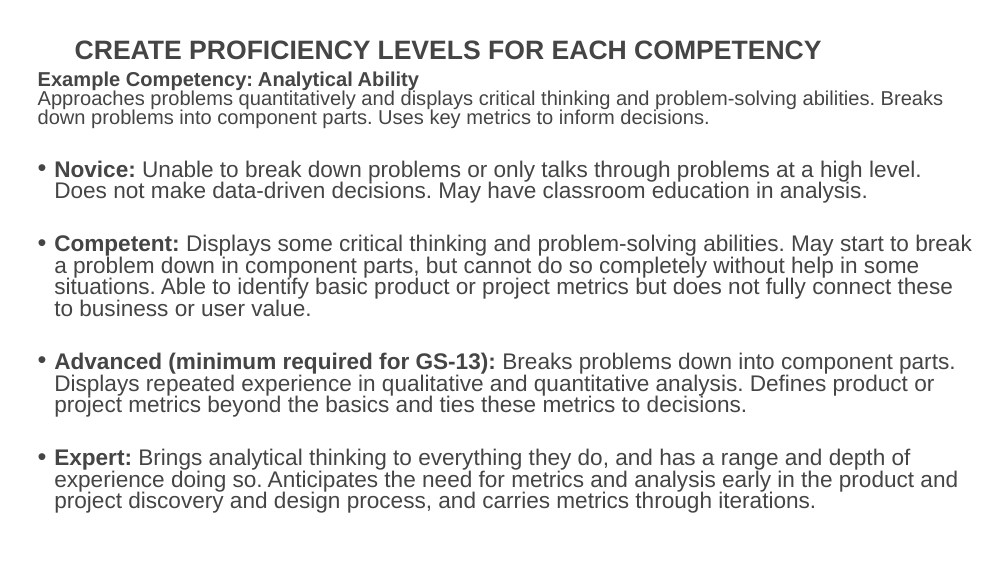
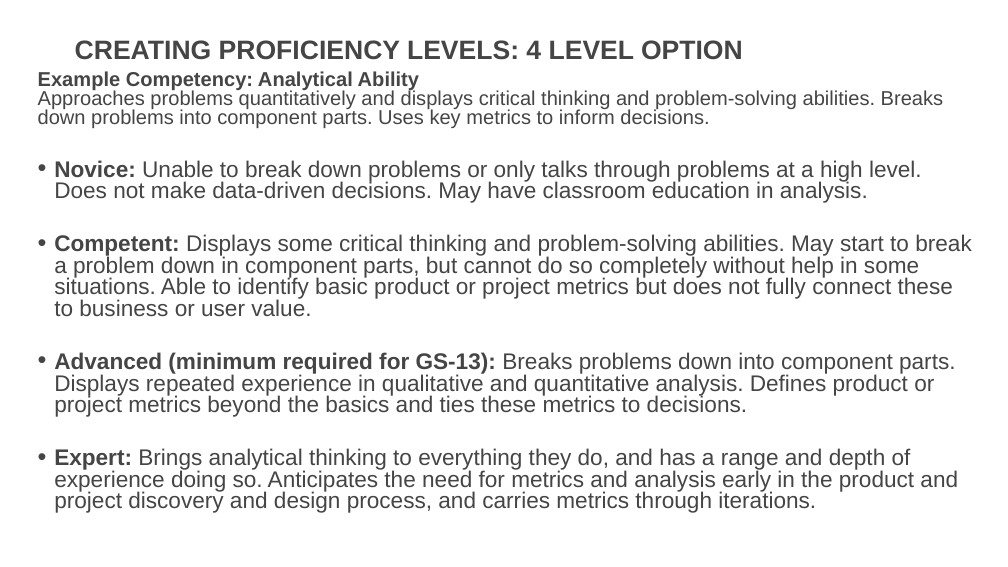
Before and after one commit to usds/SME-QA-Website, a slide deck: slide 18 of toolkit/job-analysis/job-analysis-presentation.pptx (slide 16 before the commit). Drawn at 1008x567 pixels with LibreOffice and Linux fonts; fonts in the diff are those of the drawing. Boxes give left, top, right and bottom in pixels: in the first picture for what was removed or moved away, otherwise in the second. Text is boxed around its words. In the diff, an @@ line names an element or a change of style, - is before the commit and + after.

```diff
--- a/toolkit/job-analysis/job-analysis-presentation.pptx
+++ b/toolkit/job-analysis/job-analysis-presentation.pptx
@@ title at (x1=75, y1=40, x2=743, y2=60): text changed @@
-CREATE PROFICIENCY LEVELS FOR EACH COMPETENCY
+CREATING PROFICIENCY LEVELS: 4 LEVEL OPTION
```
Also in this commit, not shown: 10 other slides changed, 3 slides added.
